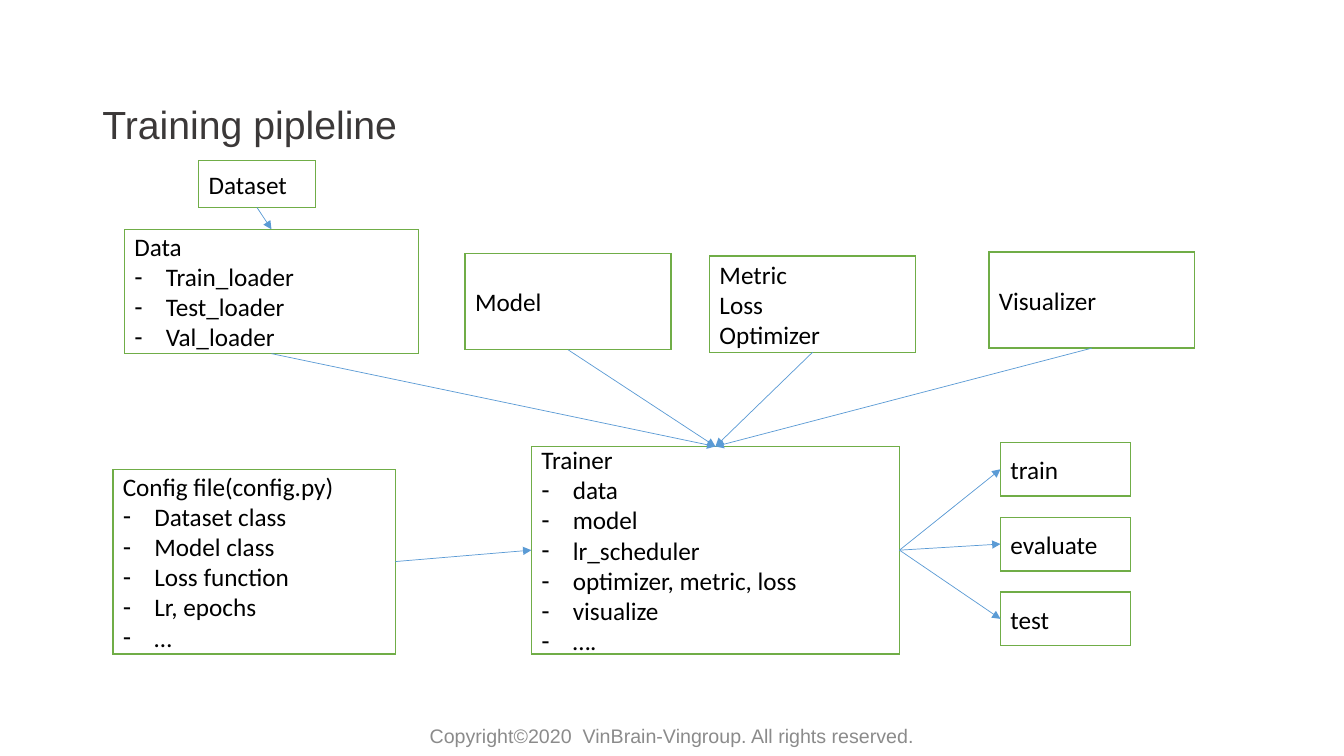
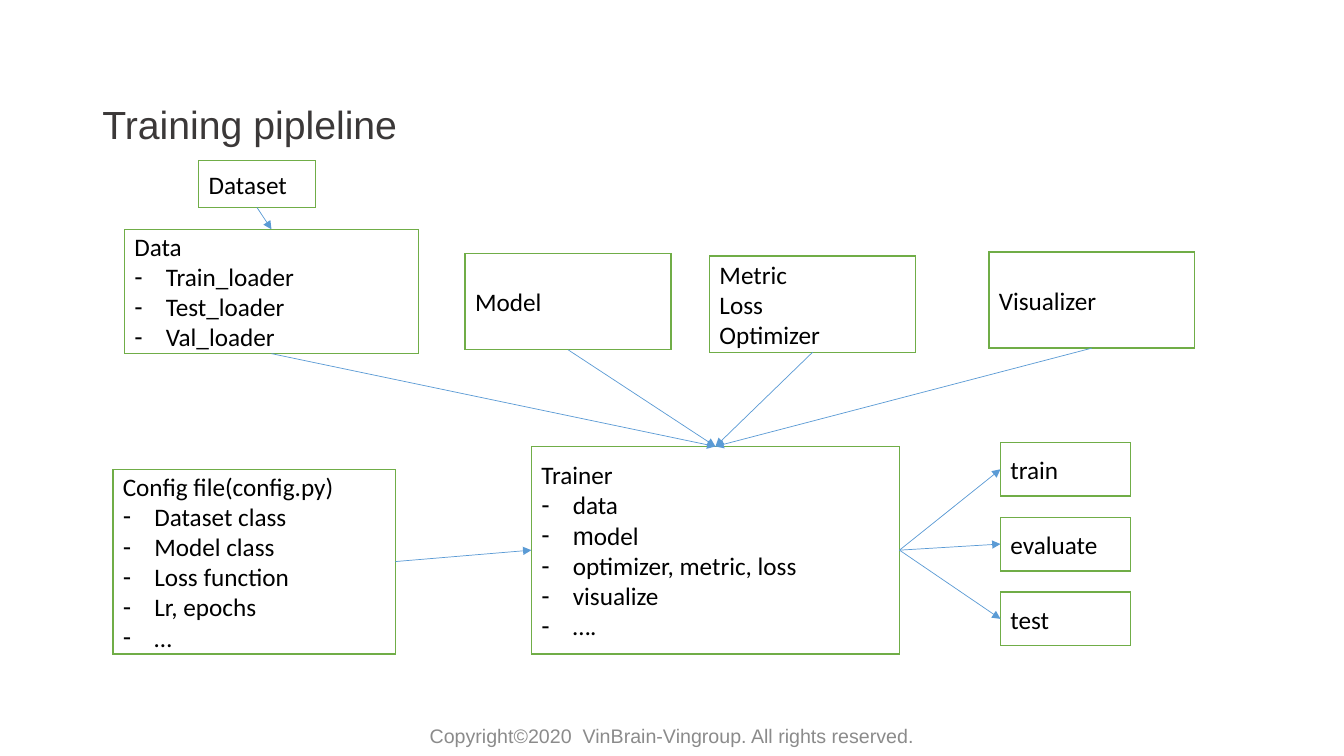
Before and after one commit to huyentls1114/vinbrain-internship, a slide deck: slide 3 of mid_term/mid_term.pptx. Drawn at 1344x756 pixels with LibreOffice and Linux fonts; fonts in the diff are those of the drawing; background and template pictures are left out. Boxes give left, top, right and bottom in pixels: in the first picture for what was removed or moved away, otherwise in the second. Text is boxed around its words. In the diff, an @@ line names an element or a change of style, - is before the commit and + after.

```diff
--- a/mid_term/mid_term.pptx
+++ b/mid_term/mid_term.pptx
@@ text in rectangle at <box>573,527,639,545</box>: font Calibri to Arial in "model" @@
@@ text in rectangle at <box>573,542,700,564</box>: paragraph removed @@
-– lr_scheduler
```
Also in this commit, not shown: 7 other slides changed, 6 slides added, 2 other files.
